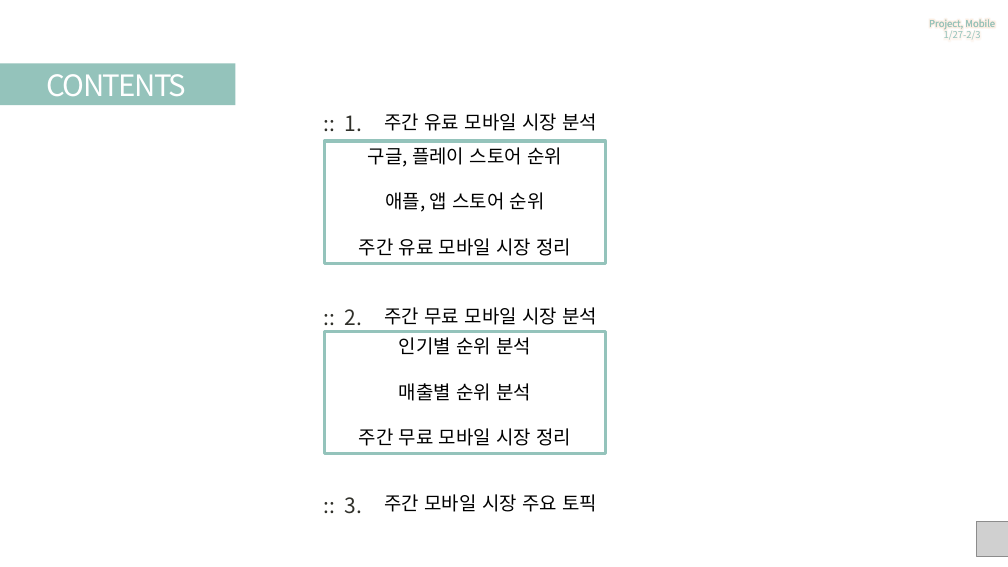
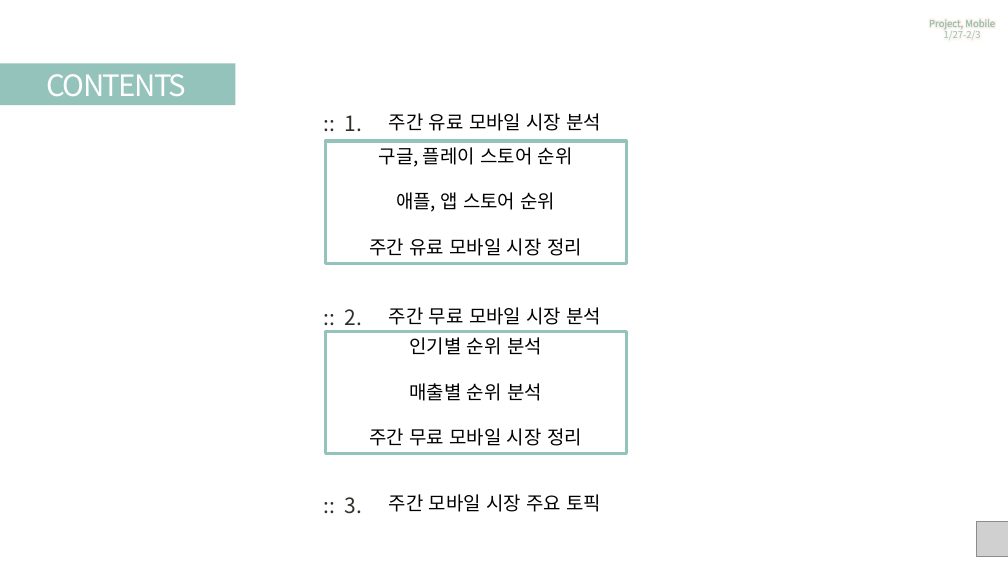
Before and after one commit to nohyunjil/portfolio, a slide deck: slide 2 of 모바일게임시장분석 _ cat hands/시장조사 1주차 _ cat hands 완성본.pptx. Drawn at 1008x567 pixels with LibreOffice and Linux fonts; fonts in the diff are those of the drawing; grey boxes stand for pictures; background and template pictures are left out. Boxes give left, top, right and bottom in pixels: in the first picture for what was removed or moved away, otherwise in the second. Text is boxed around its words. In the diff, an @@ line names an element or a change of style, - is before the commit and + after.

Commit message:
23.06.02
시장분석 수정

```diff
--- a/모바일게임시장분석 _ cat hands/시장조사 1주차 _ cat hands 완성본.pptx
+++ b/모바일게임시장분석 _ cat hands/시장조사 1주차 _ cat hands 완성본.pptx
@@ text "주간 유료 모바일 시장 분석": place and size @@
-text "주간 유료 모바일 시장 분석" at (384, 113, 597, 131)
+text "주간 유료 모바일 시장 분석" at (389, 113, 602, 131)
@@ rectangle "구글, 플레이 스토어 순위": place and size @@
-rectangle "구글, 플레이 스토어 순위" at (324, 141, 605, 263)
+rectangle "구글, 플레이 스토어 순위" at (325, 141, 626, 263)
@@ text "주간 무료 모바일 시장 분석": place and size @@
-text "주간 무료 모바일 시장 분석" at (385, 307, 597, 325)
+text "주간 무료 모바일 시장 분석" at (389, 307, 602, 325)
@@ rectangle "인기별 순위 분석": place and size @@
-rectangle "인기별 순위 분석" at (324, 331, 605, 454)
+rectangle "인기별 순위 분석" at (325, 331, 626, 454)
@@ text "주간 모바일 시장 주요 토픽": place and size @@
-text "주간 모바일 시장 주요 토픽" at (384, 494, 597, 512)
+text "주간 모바일 시장 주요 토픽" at (389, 494, 602, 512)
```
Also in this commit, not shown: 13 other slides changed.
